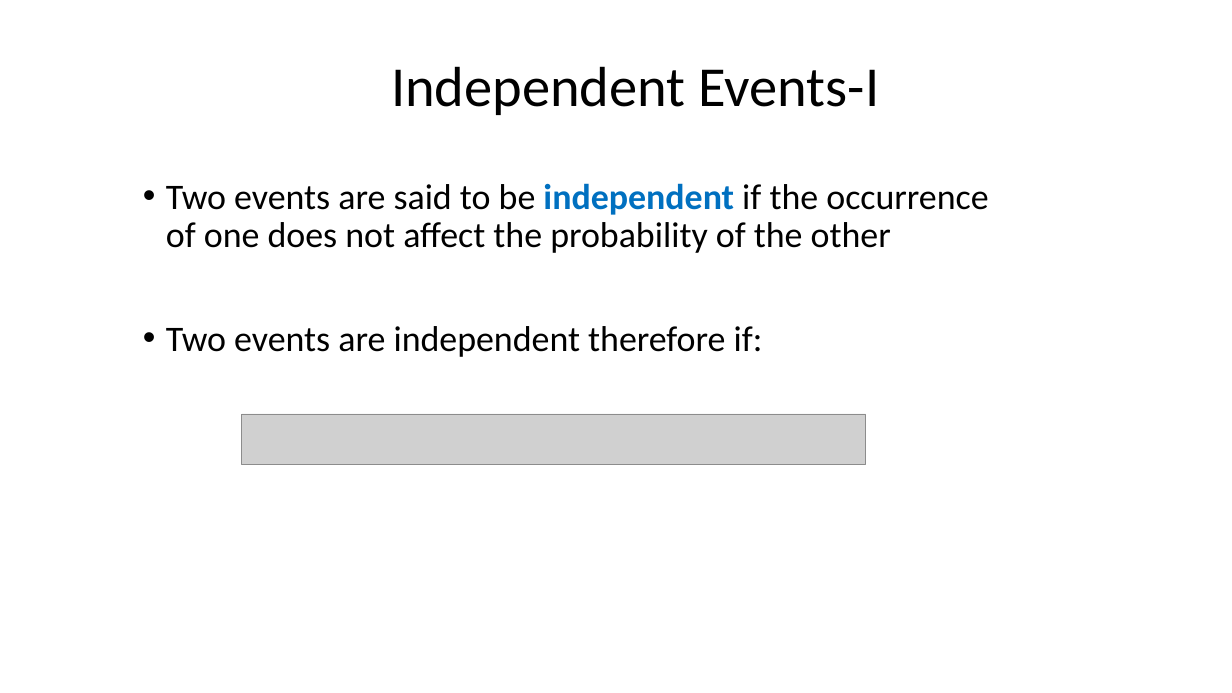
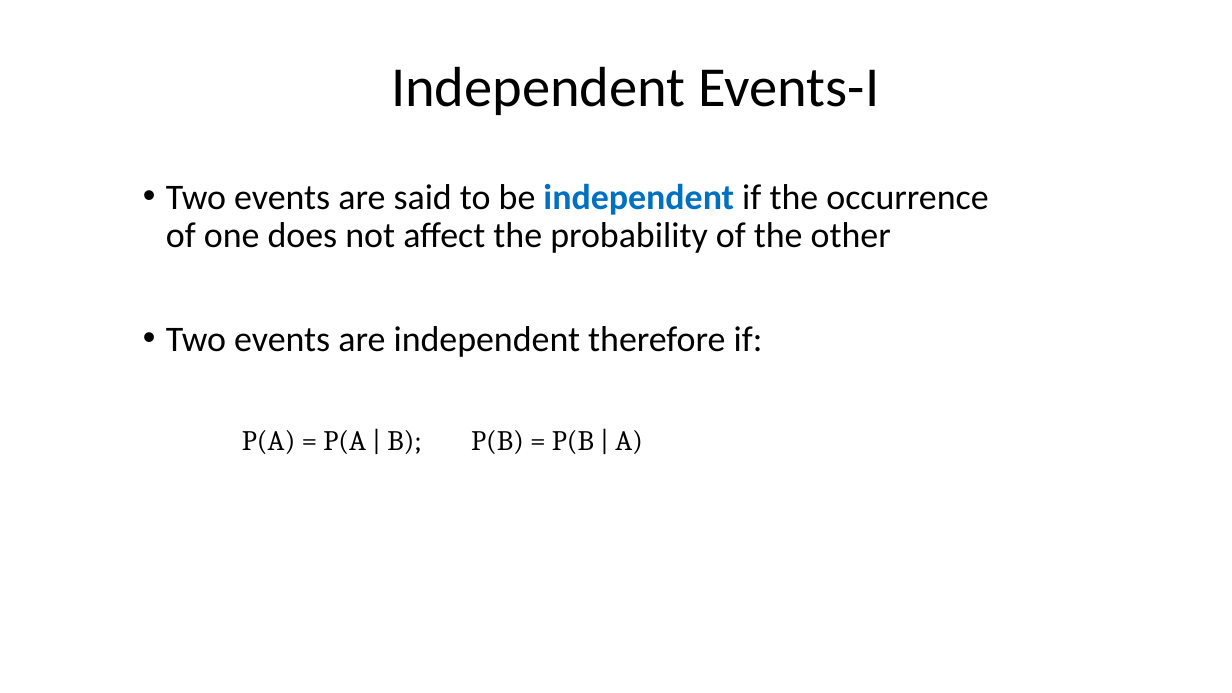
Before and after one commit to taaltree/FW536, a slide deck: slide 23 of Day1_Probability/FW536_Day1_Morning_intro to probability_nosoln_accessible.pptx. Drawn at 1232x693 pixels with LibreOffice and Linux fonts; fonts in the diff are those of the drawing; grey boxes stand for pictures. Boxes give left, top, right and bottom in pixels: in the first picture for what was removed or moved away, otherwise in the second. Text is boxed around its words. In the diff, an @@ line names an element or a change of style, - is before the commit and + after.

```diff
--- a/Day1_Probability/FW536_Day1_Morning_intro to probability_nosoln_accessible.pptx
+++ b/Day1_Probability/FW536_Day1_Morning_intro to probability_nosoln_accessible.pptx
@@ picture removed at [242,414,866,465] @@
@@ text added at [242,430,643,454], 22 pt, text #000000 @@
+P(A) = P(A | B); P(B) = P(B | A)
```
Also in this commit, not shown: 10 other slides changed.
